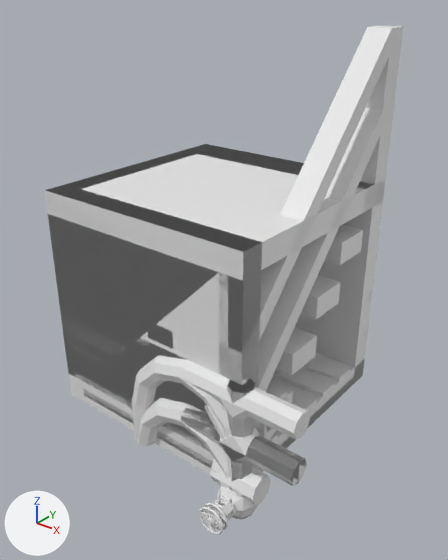
Renders of the Blender file BlenderAssets/BuildingParts.blend from each side of a commit.
One viewpoint serves both versions: a 50 mm camera at (2.13, -2.86, 3.53) aimed at (-0.72, 0.71, 1.32). Every picture has the same lights, and +X, +Y and +Z are marked at lower left. Materials are left out; every surface is plain grey.

In view in the first picture: 'FWoodPallet', 'SMBPipeCornerSmall', 'SM_BCatStairs', 'SM_BCatStairsRail', 'SM_BPipe45Curve_01', 'SM_BPipeCross1_01', 'SM_BPipeStraight1_01', 'SM_BPipeT025', 'SM_BPipeT05_01', 'SM_BPipeT1_01', 'SM_BPipeU05_01', 'SM_BPipeU1_01', 'SM_BPipeValve1_01', 'SM_BPipeValve1_01.001', 'SM_BPipeValve2_01', 'SM_BSolCeil_01', 'SM_BSolFloor_01', 'SM_BSolWall0_01', 'SM_BSolWall180_01', 'SM_BSolWall1_01', 'SM_BSolWall90_01'.
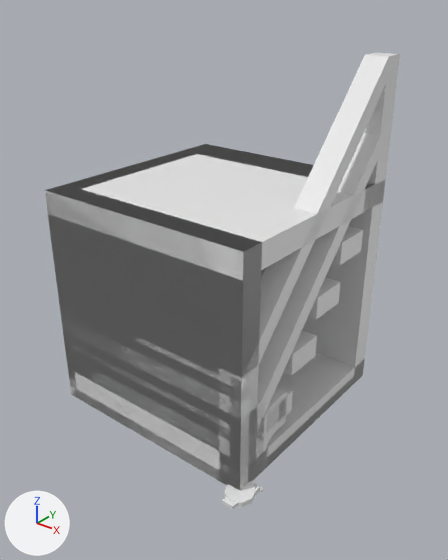
The change, as a diff of the scene's bpy script:
```diff
--- a/BlenderAssets/BuildingParts.blend.py
+++ b/BlenderAssets/BuildingParts.blend.py
@@ me_cylinder_014 @@
-me_cylinder_014.from_pydata(...)  # 267 vertices, 209 faces; spans x -0.177..0.177, y -0.317..0.177, z -0.15..0.15
+me_cylinder_014.from_pydata(...)  # 329 vertices, 277 faces; spans x -0.177..0.177, y -0.317..0.177, z -0.15..0.15
+# me_cylinder_014 part 1: 36 vertices removed from x -0.112..0.112, y -0.302..-0.274, z -0.112..0.112; 8 vertices added at x -0.024..0.024, y -0.287..-0.274, z -0.024..0.024
@@ me_cylinder_016 @@
-me_cylinder_016.from_pydata(...)  # 332 vertices, 256 faces; spans x -0.12..0.12, y -0.367..0.12, z -0.15..0.15
+me_cylinder_016.from_pydata(...)  # 136 vertices, 104 faces; spans x -0.12..0.12, y -0.261..0.12, z -0.15..0.15
+# me_cylinder_016 part 2: 11 loose pieces with 196 vertices, spanning x -0.112..0.112, y -0.367..-0.245, z -0.112..0.112, are deleted
@@ me_cube_013 @@
 me_cube_013.from_pydata(...)  # 136 vertices, 102 faces; spans x -2.0..0.0, y 0.0..2.0, z 0.0..0.24
+# me_cube_013 part 3: the loose piece of 8 vertices spanning x -2.0..0.0, y 0.0..0.2, z 0.0..0.08 is turned 90 degrees about the z axis through its middle, then moved by (0.0, 0.9, 0.08)
+# me_cube_013 part 4: the loose piece of 8 vertices spanning x -2.0..0.0, y 0.0..0.2, z 0.16..0.24 is moved by (0.0, 0.6, 0.0)
+# me_cube_013 part 5: the loose piece of 8 vertices spanning x -2.0..0.0, y 1.2..1.4, z 0.16..0.24 is moved by (0.0, 0.6, 0.0)
+# me_cube_013 part 6: the loose piece of 8 vertices spanning x -2.0..0.0, y 0.3..0.5, z 0.16..0.24 is moved by (0.0, 0.6, -0.16)
+# me_cube_013 part 7: the loose piece of 8 vertices spanning x -2.0..0.0, y 0.9..1.1, z 0.16..0.24 is moved by (0.0, 0.6, -0.16)
@@ ob_sm_bpipestraight1_01 @@
 ob_sm_bpipestraight1_01 = bpy.data.objects.new('SM_BPipeStraight1_01', me_cylinder)
-ob_sm_bpipestraight1_01.location = (0.0, 0.0, 0.0)
+ob_sm_bpipestraight1_01.location = (1.392, 0.0, 0.0)
+ob_sm_bpipestraight1_01.hide_set(True)
@@ ob_sm_bpipe45curve_01 @@
 ob_sm_bpipe45curve_01 = bpy.data.objects.new('SM_BPipe45Curve_01', me_arc_001)
-ob_sm_bpipe45curve_01.location = (0.0, 0.0, 0.0)
+ob_sm_bpipe45curve_01.location = (1.129, 0.0, 0.0)
+ob_sm_bpipe45curve_01.hide_set(True)
@@ ob_sm_bpipecross1_01 @@
 ob_sm_bpipecross1_01 = bpy.data.objects.new('SM_BPipeCross1_01', me_cylinder_005)
-ob_sm_bpipecross1_01.location = (0.0, 0.0, 0.0)
+ob_sm_bpipecross1_01.location = (1.129, 0.0, 0.0)
+ob_sm_bpipecross1_01.hide_set(True)
@@ ob_sm_bpipet1_01 @@
 ob_sm_bpipet1_01 = bpy.data.objects.new('SM_BPipeT1_01', me_cylinder_006)
-ob_sm_bpipet1_01.location = (0.0, 0.0, 0.0)
+ob_sm_bpipet1_01.location = (1.606, 0.0, 0.0)
+ob_sm_bpipet1_01.hide_set(True)
@@ ob_sm_bpipet05_01 @@
 ob_sm_bpipet05_01 = bpy.data.objects.new('SM_BPipeT05_01', me_cylinder_007)
-ob_sm_bpipet05_01.location = (0.0, 0.0, 0.0)
+ob_sm_bpipet05_01.location = (1.606, 0.0, 0.0)
+ob_sm_bpipet05_01.hide_set(True)
@@ ob_sm_bpipeu05_01 @@
 ob_sm_bpipeu05_01 = bpy.data.objects.new('SM_BPipeU05_01', me_cylinder_008)
-ob_sm_bpipeu05_01.location = (0.0, 0.0, 0.0)
+ob_sm_bpipeu05_01.location = (1.392, 0.0, 0.0)
+ob_sm_bpipeu05_01.hide_set(True)
@@ ob_sm_bpipeu1_01 @@
 ob_sm_bpipeu1_01 = bpy.data.objects.new('SM_BPipeU1_01', me_cylinder_009)
-ob_sm_bpipeu1_01.location = (0.0, 0.0, 0.0)
+ob_sm_bpipeu1_01.location = (1.606, 0.0, 0.0)
+ob_sm_bpipeu1_01.hide_set(True)
@@ ob_smbpipecornersmall @@
 ob_smbpipecornersmall.location = (0.0, 0.0, 0.0)
+ob_smbpipecornersmall.hide_set(True)
@@ ob_sm_bpipevalve1_01 @@
 ob_sm_bpipevalve1_01 = bpy.data.objects.new('SM_BPipeValve1_01', me_cylinder_014)
-ob_sm_bpipevalve1_01.location = (0.0, 0.0, 0.0)
+ob_sm_bpipevalve1_01.location = (0.595, -0.209, 0.282)
+ob_sm_bpipevalve1_01.hide_set(True)
@@ ob_sm_bpipevalve1_01_001 @@
 ob_sm_bpipevalve1_01_001 = bpy.data.objects.new('SM_BPipeValve1_01.001', me_cylinder_016)
-ob_sm_bpipevalve1_01_001.location = (0.0, 0.0, 0.0)
+ob_sm_bpipevalve1_01_001.location = (0.439, -0.211, -0.385)
@@ ob_sm_bpipevalve2_01 @@
 ob_sm_bpipevalve2_01 = bpy.data.objects.new('SM_BPipeValve2_01', me_cylinder_017)
-ob_sm_bpipevalve2_01.location = (0.0, 0.0, 0.0)
+ob_sm_bpipevalve2_01.location = (0.858, 0.0, 0.0)
+ob_sm_bpipevalve2_01.hide_set(True)
@@ ob_fwoodpallet @@
 ob_fwoodpallet = bpy.data.objects.new('FWoodPallet', me_cube_013)
-ob_fwoodpallet.location = (0.0, 0.0, 0.0)
+ob_fwoodpallet.location = (0.0, -2.054, 0.0)
+ob_fwoodpallet.hide_set(True)
@@ ob_sm_bcatstairsrail @@
 ob_sm_bcatstairsrail = bpy.data.objects.new('SM_BCatStairsRail', me_cube_021)
-ob_sm_bcatstairsrail.location = (0.0, 0.0, 0.2)
+ob_sm_bcatstairsrail.location = (0.0, 0.0, 0.0)
@@ ob_sm_bpipet025 @@
 ob_sm_bpipet025 = bpy.data.objects.new('SM_BPipeT025', me_cylinder_001)
-ob_sm_bpipet025.location = (0.0, 0.0, 0.0)
+ob_sm_bpipet025.location = (0.567, 0.0, 0.0)
+ob_sm_bpipet025.hide_set(True)
```

Where the change shows, as pixel boxes (x1, y1, x2, y2) in the pictures (448 x 560 px; the box of a moved part takes in the faces that stretch with it):
'SM_BCatStairsRail', moved: before (219, 25, 403, 430); after (219, 53, 400, 489)
'FWoodPallet', hidden: before (68, 349, 355, 475)
'SM_BPipeT1_01', hidden: before (179, 360, 310, 478)
'SM_BPipeCross1_01', hidden: before (181, 379, 307, 486)
'SM_BPipeU1_01', hidden: before (132, 355, 253, 478)
'SM_BPipeU05_01', hidden: before (138, 398, 230, 479)
'SM_BPipeT025', hidden: before (210, 468, 271, 505)
'SM_BPipeValve1_01', hidden: before (204, 485, 259, 530)
'SM_BPipeValve1_01.001', no longer drawn: before (199, 495, 234, 534)
'SM_BPipeT05_01', hidden: before (183, 416, 306, 486)
'SM_BPipeStraight1_01', hidden: before (227, 385, 256, 481)
'SM_BPipe45Curve_01', hidden: before (204, 405, 233, 482)
'SM_BPipeValve2_01', hidden: before (219, 486, 253, 520)
'SMBPipeCornerSmall', hidden: before (211, 459, 221, 474)
part 1 of me_cylinder_014, cut back: before (204, 503, 228, 530)
part 2 of me_cylinder_016, deleted: before (199, 507, 223, 534)
part 3 of me_cube_013, moved or reshaped (not visible afterwards): before (70, 388, 211, 475)
part 4 of me_cube_013, moved or reshaped (not visible afterwards): before (68, 373, 214, 461)
part 5 of me_cube_013, moved or reshaped (not visible afterwards): before (273, 369, 334, 397)
part 6 of me_cube_013, moved or reshaped (not visible afterwards): before (270, 433, 278, 442)
part 7 of me_cube_013, moved or reshaped (not visible afterwards): before (271, 379, 317, 411)
'SM_BSolWall90_01', unchanged, uncovered by the edit: before (45, 144, 260, 394); after (45, 144, 260, 489)
'SM_BSolWall0_01', unchanged, covered by the edit: before (46, 186, 243, 376); after (46, 185, 243, 237)
'SM_BSolFloor_01', unchanged, uncovered by the edit: before (254, 352, 364, 470); after (241, 352, 364, 487)
'FDoorShutterBottom', unchanged, uncovered by the edit: before (63, 332, 257, 468); after (63, 332, 257, 488)
